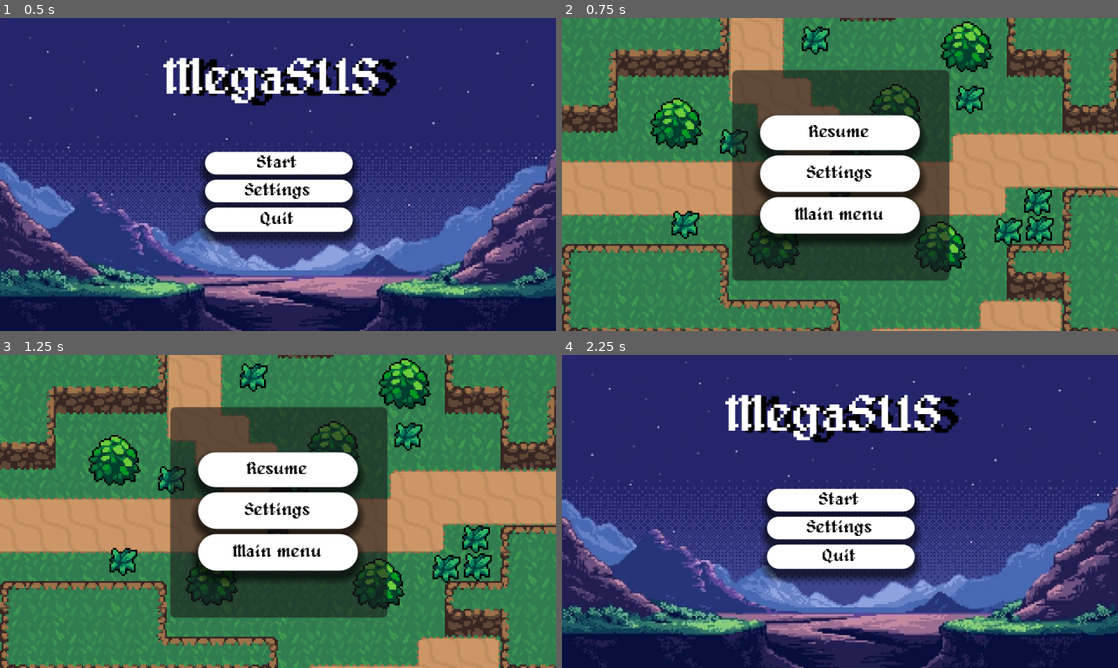
Above: before the commit, frames 1-4 (two rows, left to right).
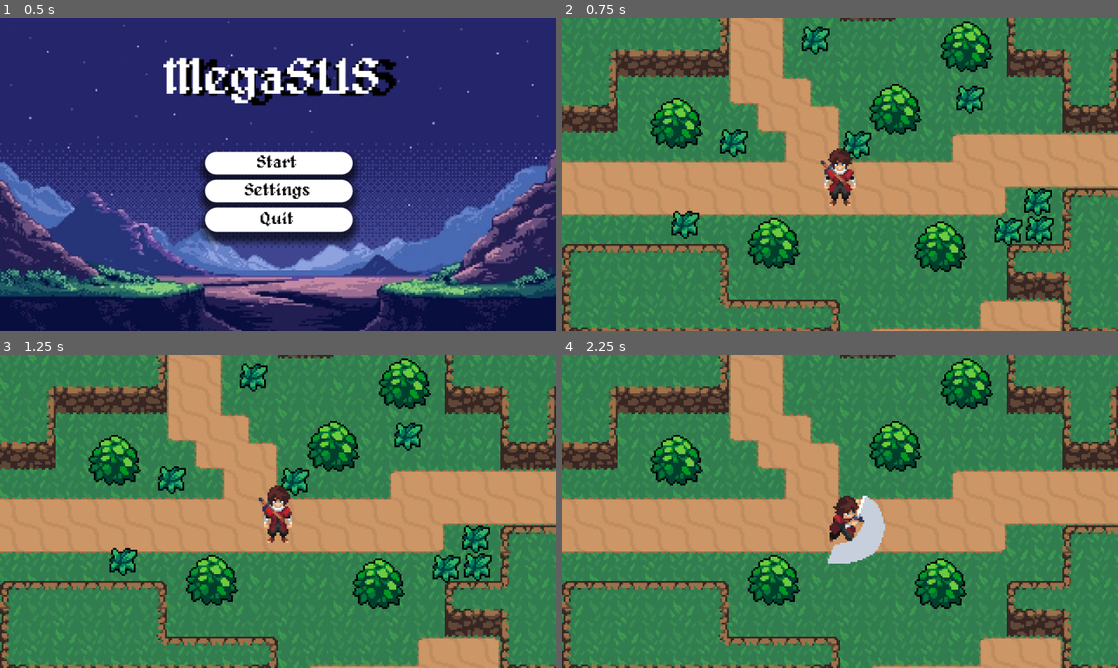
Above: after the commit, the same moments.

Repository: MisterBaiter/bobabobek
Game: Godot game, scene res://menu.tscn
Two runs of this game, one before a commit and one after it. Both use one fixed random seed, a clock stepped at 60 frames per second and the inputs below.
Inputs (mouse positions are in pixels of both pictures, inside the frame that each line leads up to):
- Up to frame 1 (0.5 s): no input
- Up to frame 2 (0.75 s): click "Start" at 0.5 s
- Up to frame 3 (1.25 s): no input
- Up to frame 4 (2.25 s): click (840, 470) at 1.25 s, where only the run before the commit has a clickable "Resume"; click (840, 552) at 2 s, where only the run before the commit has a clickable "Main menu"

Frame 1 is identical in both runs. In frame 2, 25% of the frame differs, in the area x 30-70%, y 16-84%; in frame 3, 25%; in frame 4, 100%, in the area x 0-100%, y 0-100%.

Commit message:
Menu opraveno

Diff:
--- a/menu2.tscn
+++ b/menu2.tscn
@@ -106,16 +106,11 @@
 grow_vertical = 2
 
 [node name="MainButtons" type="VBoxContainer" parent="."]
-layout_mode = 1
-anchors_preset = 8
-anchor_left = 0.5
-anchor_top = 0.5
-anchor_right = 0.5
-anchor_bottom = 0.5
-offset_left = -46.0
-offset_top = -34.0
-offset_right = 46.0
-offset_bottom = 34.0
+layout_mode = 2
+offset_left = 97.5
+offset_top = 29.5
+offset_right = 222.5
+offset_bottom = 150.5
 grow_horizontal = 2
 grow_vertical = 2
 theme_override_constants/separation = 3
--- a/menu_2.gd
+++ b/menu_2.gd
@@ -2,14 +2,17 @@
 
 func _ready():
 	$AnimationPlayer.play("RESET")
+	visible = false
 
 func resume():
 	get_tree().paused = false
 	$AnimationPlayer.play_backwards("blur")
+	visible = false
 
 func pause():
 	get_tree().paused = true
 	$AnimationPlayer.play("blur")
+	visible = true
 
 func testEsc():
 	if Input.is_action_just_pressed("escape") and get_tree().paused == false:
